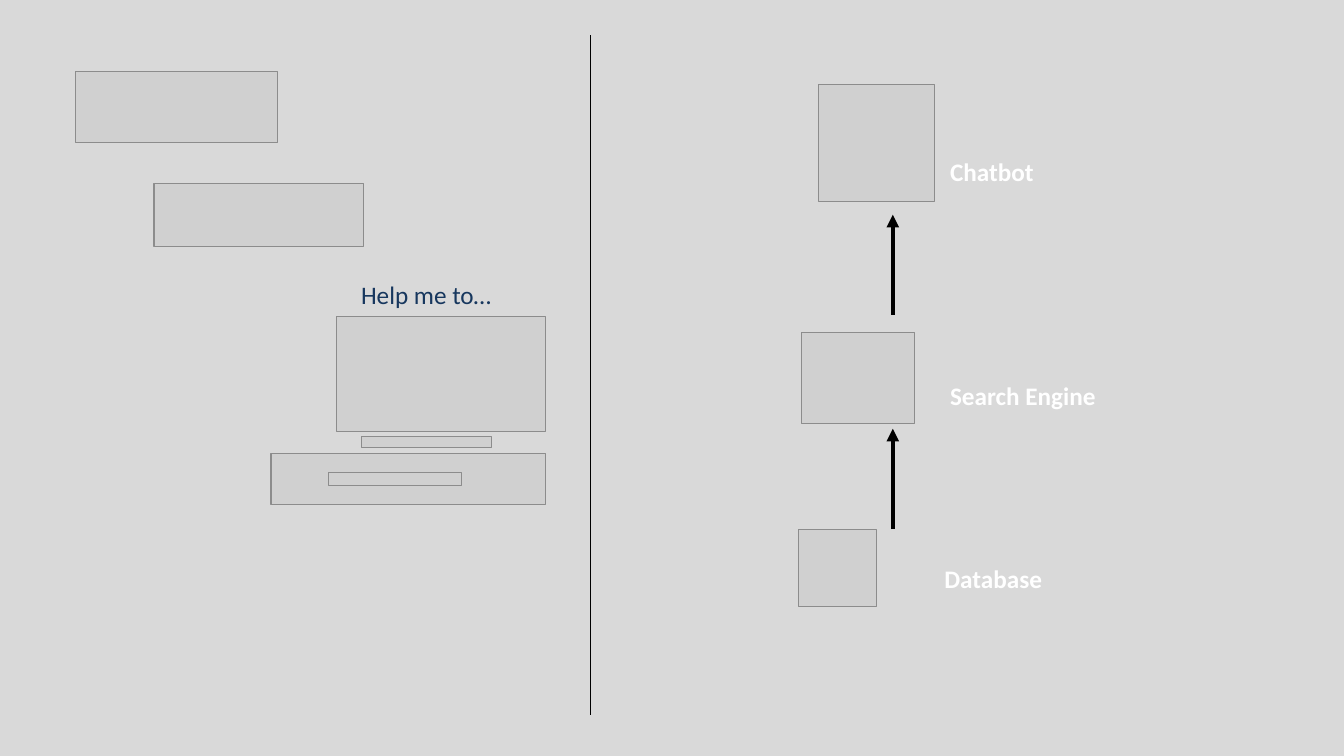
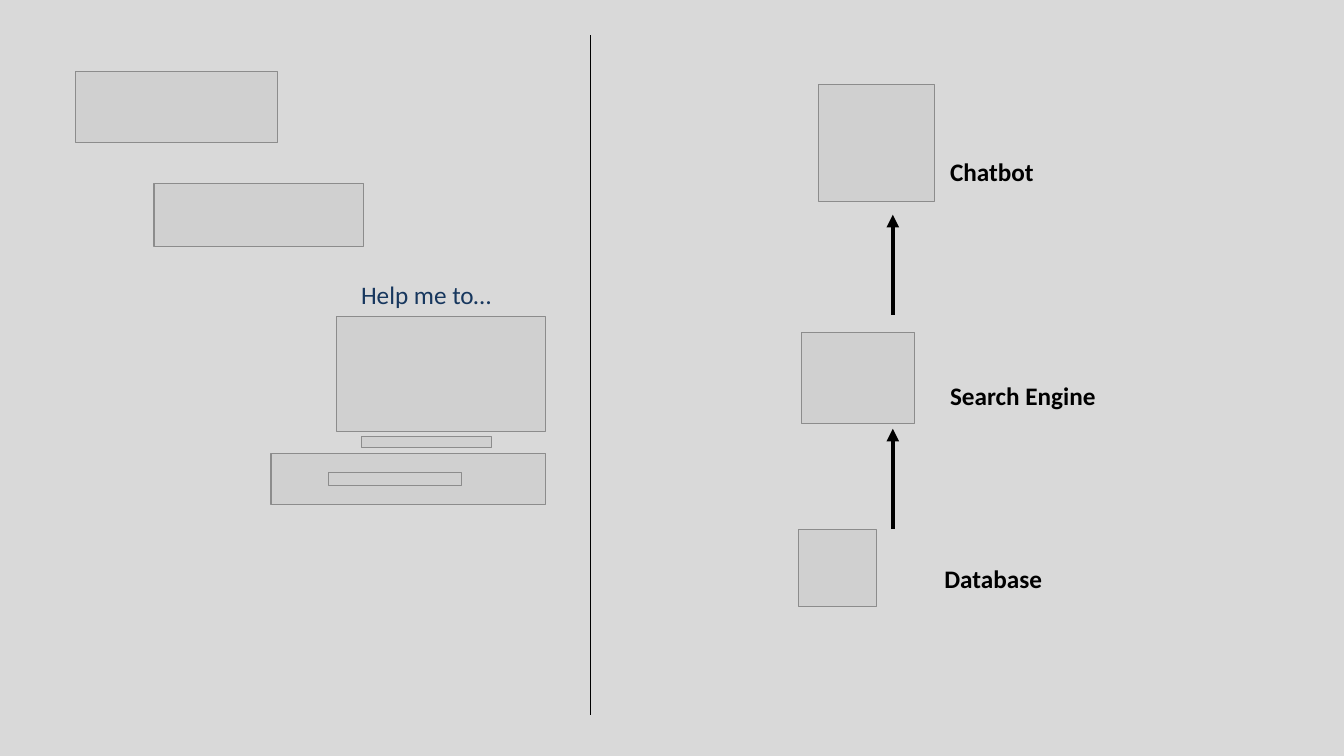
Before and after one commit to henryzt/JPMorgan-CFG19-Project-Access-Chatbot, a slide deck: slide 14 of presentation/Team14.pptx. Drawn at 1344x756 pixels with LibreOffice and Linux fonts; fonts in the diff are those of the drawing; grey boxes stand for pictures. Boxes give left, top, right and bottom in pixels: in the first picture for what was removed or moved away, otherwise in the second. Text is boxed around its words. In the diff, an @@ line names an element or a change of style, - is before the commit and + after.

```diff
--- a/presentation/Team14.pptx
+++ b/presentation/Team14.pptx
@@ text colour #FFFFFF to #000000 in 3 elements at bbox=[950, 163, 1034, 181], bbox=[950, 387, 1095, 410], bbox=[944, 570, 1042, 588] @@
```
Also in this commit, not shown: 5 other slides changed, 3 slides added, 3 slides removed.
